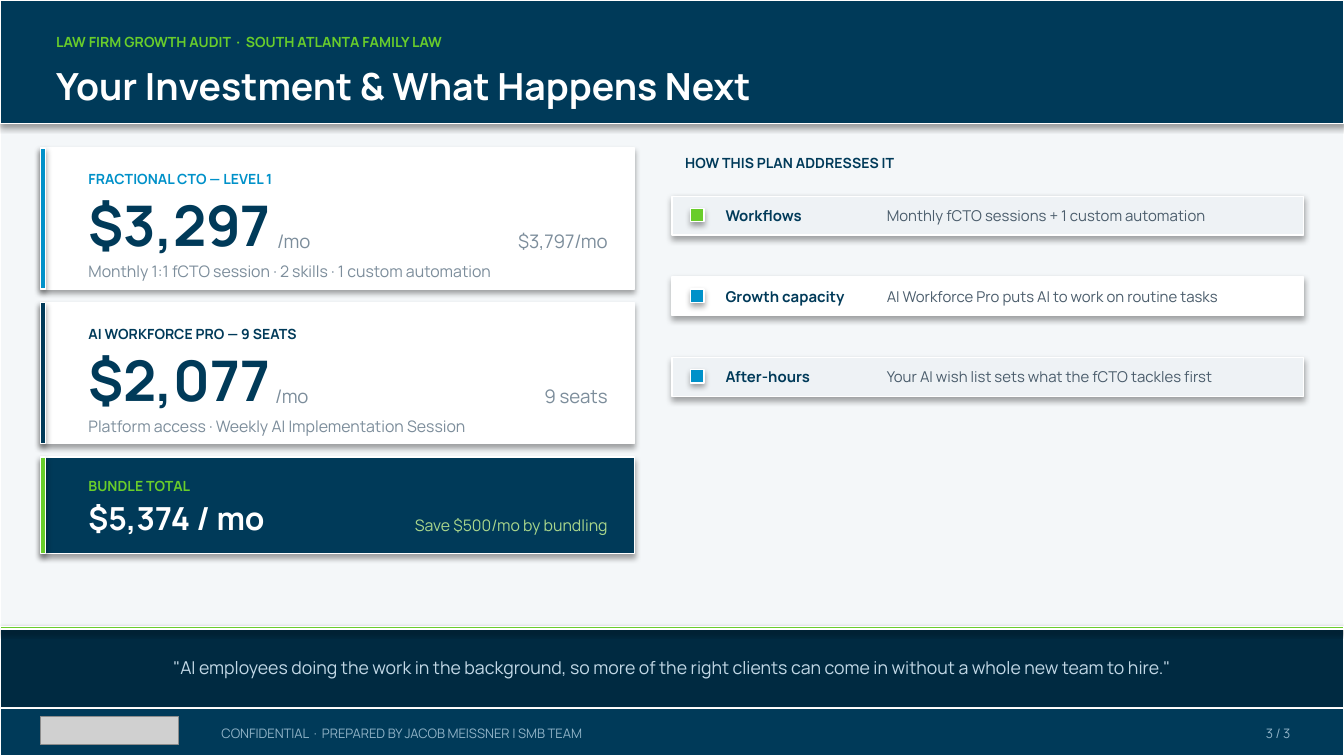
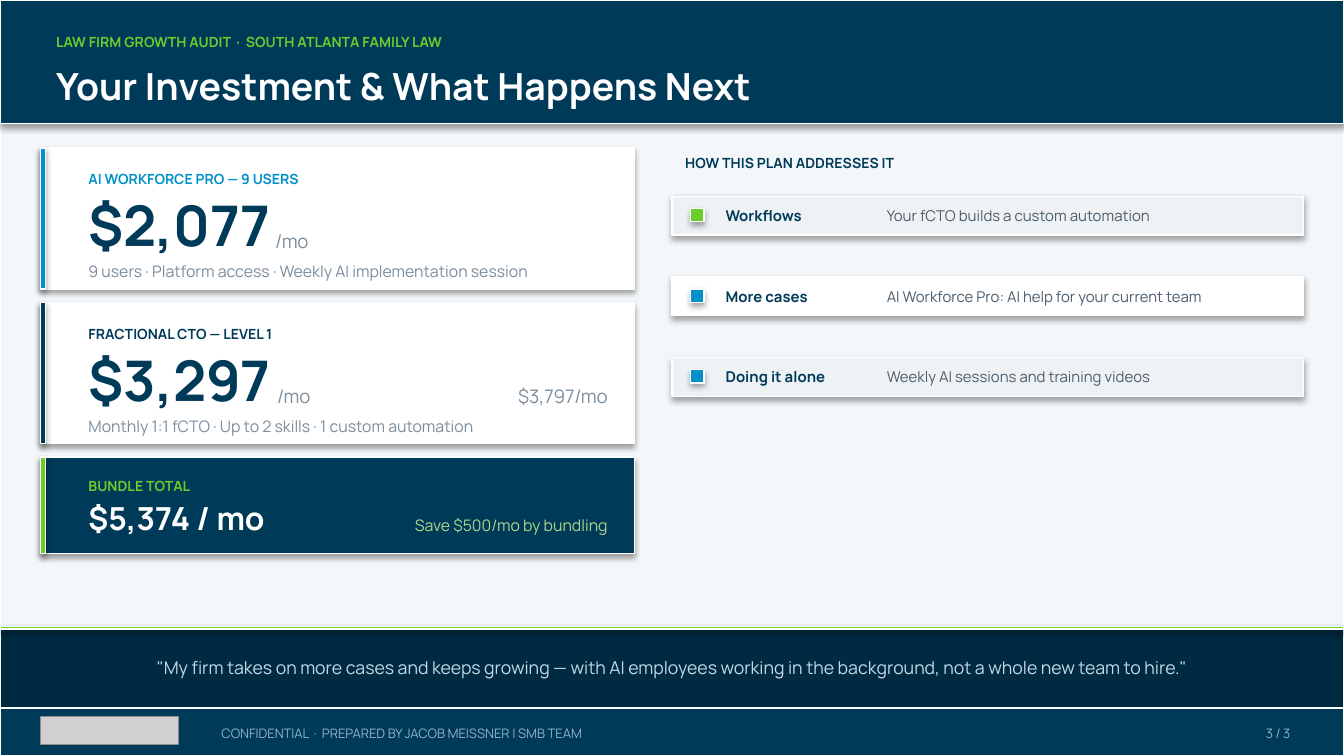
Before and after one commit to SMB-Team-Technology/workwith-smbteam, a slide deck: slide 3 of south-atlanta-family-law/SouthAtlantaFamilyLaw_November52026_Proposal.pptx. Drawn at 1344x756 pixels with LibreOffice and Linux fonts; fonts in the diff are those of the drawing; grey boxes stand for pictures. Boxes give left, top, right and bottom in pixels: in the first picture for what was removed or moved away, otherwise in the second. Text is boxed around its words. In the diff, an @@ line names an element or a change of style, - is before the commit and + after.

```diff
--- a/south-atlanta-family-law/SouthAtlantaFamilyLaw_November52026_Proposal.pptx
+++ b/south-atlanta-family-law/SouthAtlantaFamilyLaw_November52026_Proposal.pptx
@@ text at (88, 173, 299, 185): text changed @@
-FRACTIONAL CTO — LEVEL 1
+AI WORKFORCE PRO — 9 USERS
@@ text at (88, 200, 270, 254): text changed @@
-$3,297
+$2,077
@@ text removed at (518, 232, 608, 250) @@
-$3,797/mo
@@ text at (887, 210, 1150, 221): text changed @@
-Monthly fCTO sessions + 1 custom automation
+Your fCTO builds a custom automation
@@ text at (88, 265, 528, 281): text changed @@
-Monthly 1:1 fCTO session · 2 skills · 1 custom automation
+9 users · Platform access · Weekly AI implementation session
@@ text at (726, 291, 807, 303): text changed @@
-Growth capacity
+More cases
@@ text at (887, 291, 1201, 306): text changed @@
-AI Workforce Pro puts AI to work on routine tasks
+AI Workforce Pro: AI help for your current team
@@ text at (88, 328, 272, 340): text changed @@
-AI WORKFORCE PRO — 9 SEATS
+FRACTIONAL CTO — LEVEL 1
@@ text at (88, 355, 270, 409): text changed @@
-$2,077
+$3,297
@@ text at (518, 387, 608, 405): text changed @@
-9 seats
+$3,797/mo
@@ text at (726, 371, 825, 386): text changed @@
-After-hours
+Doing it alone
@@ text at (887, 371, 1150, 386): text changed @@
-Your AI wish list sets what the fCTO tackles first
+Weekly AI sessions and training videos
@@ text at (88, 420, 473, 436): text changed @@
-Platform access · Weekly AI Implementation Session
+Monthly 1:1 fCTO · Up to 2 skills · 1 custom automation
@@ text at (157, 661, 1186, 679): text changed @@
-"AI employees doing the work in the background, so more of the right clients can come in without a whole new team to hire."
+"My firm takes on more cases and keeps growing — with AI employees working in the background, not a whole new team to hire."
```
Also in this commit, not shown: 2 other slides changed, 1 other file.
